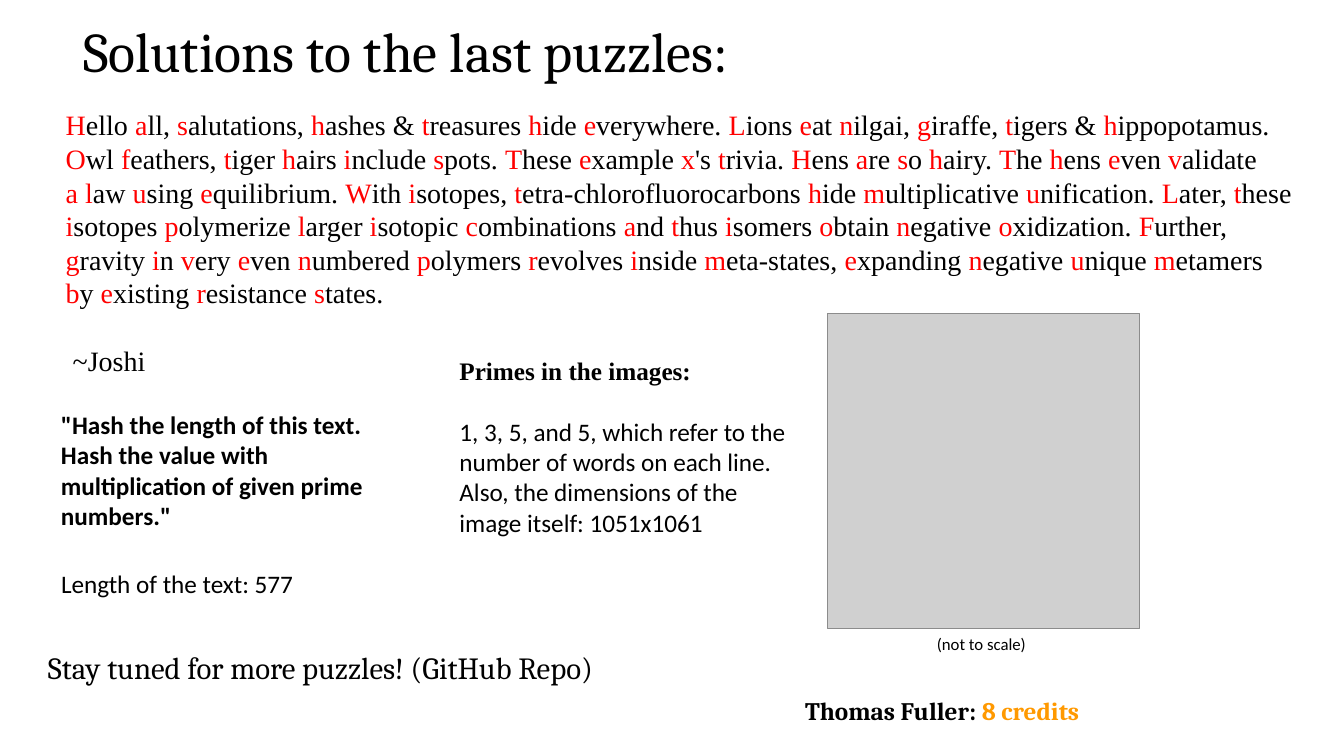
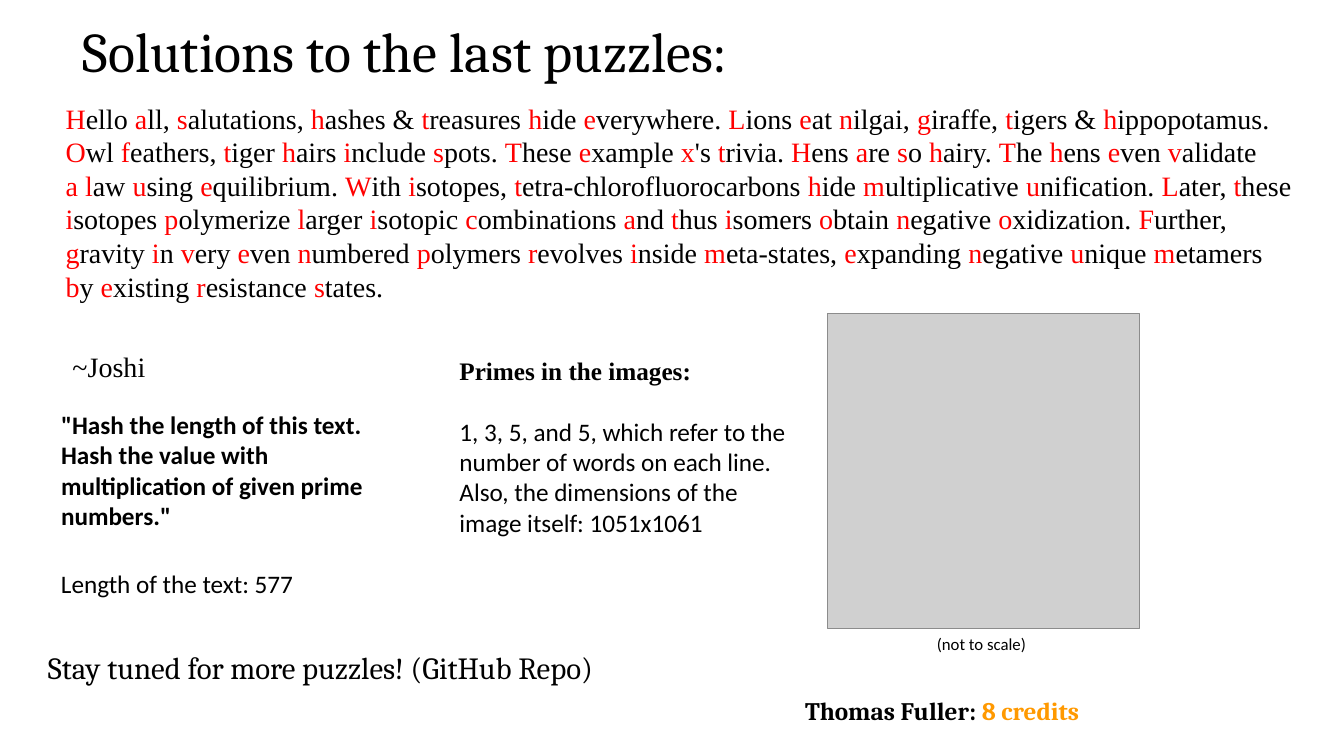
Before and after one commit to bitcoinclubatksu/BitcoinClub, a slide deck: slide 9 of meetup-2_presentation/Bitcoin_Club_Meetup_2_presentation.pptx. Drawn at 1344x756 pixels with LibreOffice and Linux fonts; fonts in the diff are those of the drawing; grey boxes stand for pictures. Boxes give left, top, right and bottom in pixels: in the first picture for what was removed or moved away, otherwise in the second. Text is boxed around its words. In the diff, an @@ line names an element or a change of style, - is before the commit and + after.

```diff
--- a/meetup-2_presentation/Bitcoin_Club_Meetup_2_presentation.pptx
+++ b/meetup-2_presentation/Bitcoin_Club_Meetup_2_presentation.pptx
@@ text "Hello all, salutations, hashes & ..." rewrapped from box(66, 115, 1292, 372) to box(66, 109, 1292, 378) @@
```
Also in this commit, not shown: 13 other slides changed, 6 other files.
